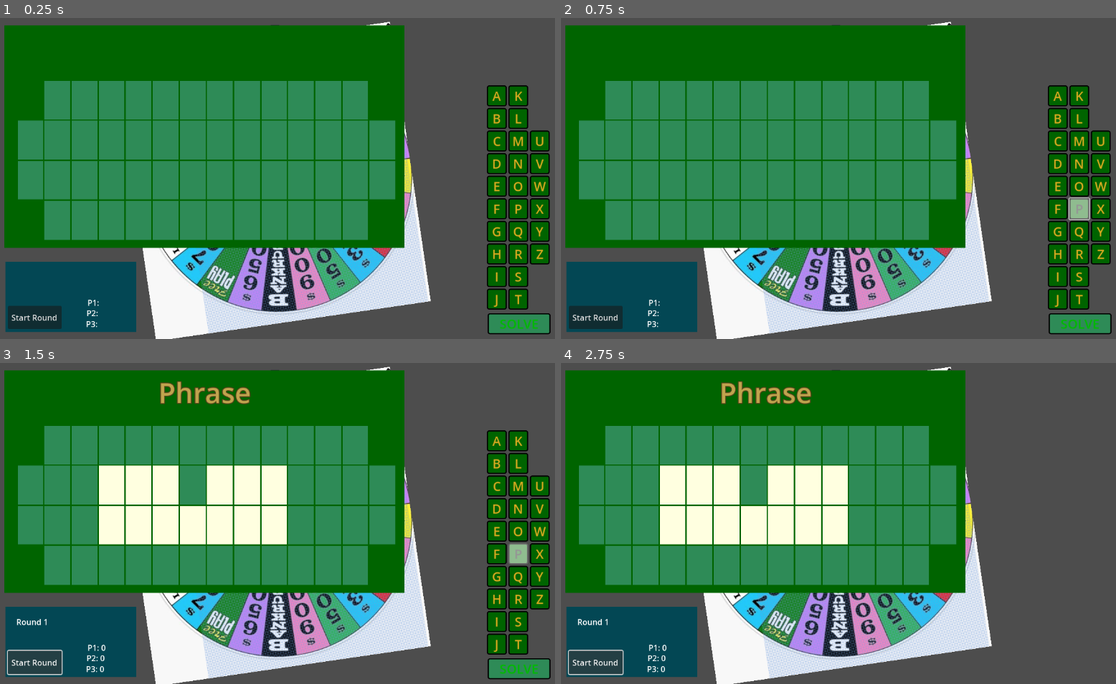
Above: before the commit, frames 1-4 (two rows, left to right).
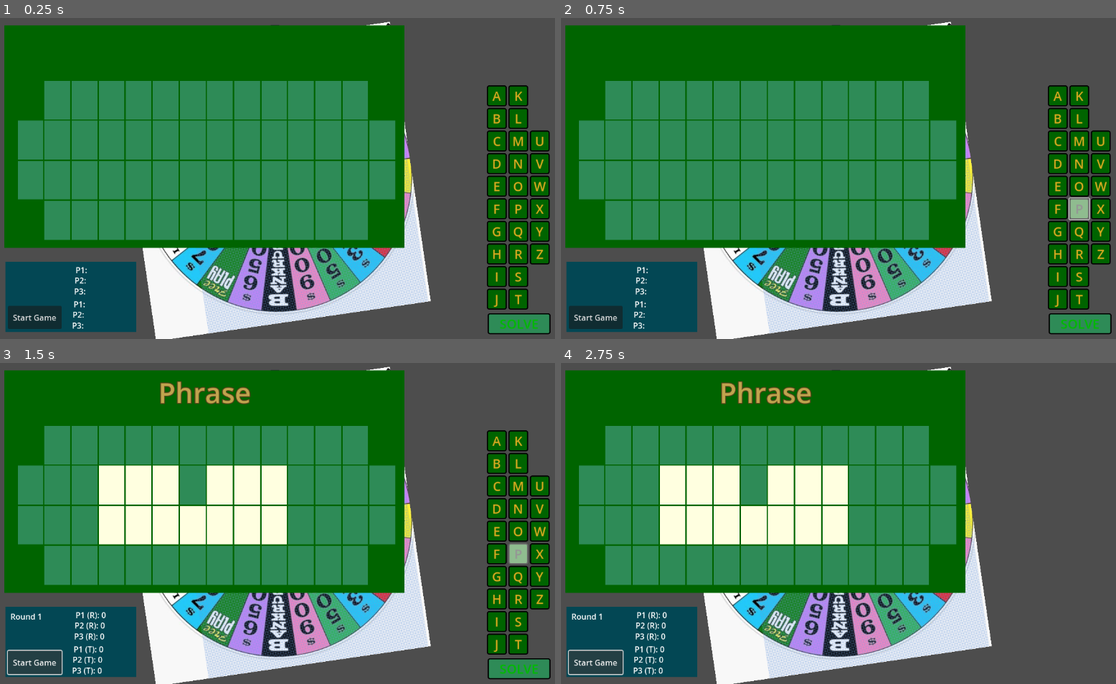
Above: after the commit, the same moments.

Repository: rsburke4/RoundThingOfRiches
Game: Godot game, scene res://MainScene/MainScene.tscn
Same seed, same stepped clock (60 frames per second), same inputs: the game is played once before the commit and once after it. The engine's default icon, where the game draws it, is replaced by a stand-in: a white triangle on a blue panel in a dark square.
Inputs:
- Up to frame 1 (0.25 s): no input
- Up to frame 2 (0.75 s): click "P" at 0.5 s
- Up to frame 3 (1.5 s): click "Start Round" (after the commit: "Start Game") at 1.25 s
- Up to frame 4 (2.75 s): click "Start Round" (after the commit: "Start Game") at 2 s

The runs differ from the first frame. In frame 1, 0.3% of the frame differs, in the area x 2-18%, y 77-97%; in frame 2, 0.3%; in frame 3, 0.6%, in the area x 1-20%, y 77-98%; in frame 4, 0.6%.

Commit message:
added logic for round- and game-level flow

Diff:
--- a/MainScene/MainScene.gd
+++ b/MainScene/MainScene.gd
@@ -18,8 +18,6 @@
 var TurnState = turn.END
 var TurnState_prev  # only used when attempting to solve
 
-var tmp = 0
-
 # Called when the node enters the scene tree for the first time.
 func _ready():
 	# get nodes for making connections
@@ -99,13 +97,17 @@
 		get_node("Puzzle").start_new_round()
 
 		# TODO - remove, this is just for testing
-		get_node("Tmp/P1score").text = "P1: " + str(round_scores[0])
-		get_node("Tmp/P2score").text = "P2: " + str(round_scores[1])
-		get_node("Tmp/P3score").text = "P3: " + str(round_scores[2])
-
+		get_node("Tmp/P1score").text = "P1 (R): " + str(round_scores[0])
+		get_node("Tmp/P2score").text = "P2 (R): " + str(round_scores[1])
+		get_node("Tmp/P3score").text = "P3 (R): " + str(round_scores[2])
+
+		get_node("Tmp/P1scoreTotal").text = "P1 (T): " + str(total_scores[0])
+		get_node("Tmp/P2scoreTotal").text = "P2 (T): " + str(total_scores[1])
+		get_node("Tmp/P3scoreTotal").text = "P3 (T): " + str(total_scores[2])
 		# hide title screen, end round screen
 		# show start round screen: text = "Round " + current_round
 		get_node("Tmp/Label").text = "Round " + str(current_round + 1)
+		get_node("Tmp/Announce").text = ""
 		# TODO - adjust timer as needed
 		await get_tree().create_timer(1.0).timeout
 
@@ -198,13 +200,19 @@
 	if GameState == game.PLAYING and RoundState == round.PLAYING and TurnState == turn.END:
 		RoundState = round.END
 
-		total_scores[current_player] = round_scores[current_player]  # update the score for winning player
+		total_scores[current_player] += round_scores[current_player]  # update the score for winning player
 		# round scores are reset in start_new_round()
 
+		get_node("Tmp/P" + str(current_player + 1) + "scoreTotal").text = \
+			"P" + str(current_player + 1) + " (T): " + str(total_scores[current_player])
+
+		get_node("Tmp/Announce").text = "Player " + str(current_player + 1) + " wins round!"
 		# hide gameplay screen
 		# show end round screen: text = "Player " + current_player + " wins Round " + current_round "!"
 		# TODO - adjust timer as needed
 		await get_tree().create_timer(1.0).timeout
+
+		get_node("Tmp/Announce").text = ""
 
 		current_round+=1
 		if current_round == num_rounds:
@@ -219,6 +227,7 @@
 
 		var winner = total_scores.find(total_scores.max()) + 1  # +1 to make it 1-based instead of 0-based
 
+		get_node("Tmp/Announce").text = "Player " + str(winner) + " wins game!"
 		# hide end round screen
 		# show game over screen: text = "Game Over: Player " + winner + " wins!"
 
@@ -238,7 +247,7 @@
 
 	# TODO - update score in scoring component
 	get_node("Tmp/P" + str(current_player + 1) + "score").text = \
-		"P" + str(current_player + 1) + ": " + str(round_scores[current_player])
+		"P" + str(current_player + 1) + " (R): " + str(round_scores[current_player])
 
 ## functions connected to built-in signals
 # TODO - connect to new game button on game over screen
@@ -247,16 +256,14 @@
 
 # TODO - connect to start game button on title screen
 func start_game_pressed():
-	print("starting game")
-	start_new_game()  # TODO - remove when testing is done
-	start_new_round()
+	if GameState in [game.END, game.CONFIG] and RoundState == round.END and TurnState == turn.END:
+		print("starting game")
+		start_new_game()  # TODO - remove when testing is done
+		start_new_round()
 
 ## functions connected to custom signals
 func _on_wheel_stopped(value):
 	print("The value of the wheel is: " + str(value))
-
-	if tmp == 5:
-		value = -1
 
 	if value == -1:  # bankrupt
 		# TODO - work on the logic here...
@@ -275,7 +282,6 @@
 	else:
 		TurnState = turn.GUESS
 		guess_score = value
-		tmp+=1
 		turn_state_machine()
 
 func _on_guess_complete(c,g):
--- a/MainScene/MainScene.tscn
+++ b/MainScene/MainScene.tscn
@@ -45,10 +45,17 @@
 
 [node name="Label" type="Label" parent="Tmp"]
 layout_mode = 0
-offset_left = 22.0
-offset_top = 19.0
-offset_right = 245.0
-offset_bottom = 70.0
+offset_left = 10.0
+offset_top = 8.0
+offset_right = 108.0
+offset_bottom = 33.0
+
+[node name="Announce" type="Label" parent="Tmp"]
+layout_mode = 0
+offset_left = 10.0
+offset_top = 49.0
+offset_right = 108.0
+offset_bottom = 74.0
 
 [node name="Button" type="Button" parent="Tmp"]
 layout_mode = 0
@@ -56,30 +63,54 @@
 offset_top = 89.0
 offset_right = 113.0
 offset_bottom = 136.0
-text = "Start Round"
+text = "Start Game"
 
 [node name="P1score" type="Label" parent="Tmp"]
 layout_mode = 0
-offset_left = 165.0
-offset_top = 71.0
-offset_right = 205.0
-offset_bottom = 94.0
+offset_left = 141.0
+offset_top = 5.0
+offset_right = 181.0
+offset_bottom = 31.0
 text = "P1:"
 
 [node name="P2score" type="Label" parent="Tmp"]
 layout_mode = 0
-offset_left = 163.0
-offset_top = 92.0
-offset_right = 203.0
-offset_bottom = 118.0
+offset_left = 139.0
+offset_top = 26.0
+offset_right = 179.0
+offset_bottom = 52.0
 text = "P2:"
 
 [node name="P3score" type="Label" parent="Tmp"]
 layout_mode = 0
-offset_left = 162.0
-offset_top = 114.0
-offset_right = 202.0
-offset_bottom = 140.0
+offset_left = 138.0
+offset_top = 48.0
+offset_right = 178.0
+offset_bottom = 74.0
+text = "P3:"
+
+[node name="P1scoreTotal" type="Label" parent="Tmp"]
+layout_mode = 0
+offset_left = 137.0
+offset_top = 74.0
+offset_right = 177.0
+offset_bottom = 100.0
+text = "P1:"
+
+[node name="P2scoreTotal" type="Label" parent="Tmp"]
+layout_mode = 0
+offset_left = 135.0
+offset_top = 95.0
+offset_right = 175.0
+offset_bottom = 121.0
+text = "P2:"
+
+[node name="P3scoreTotal" type="Label" parent="Tmp"]
+layout_mode = 0
+offset_left = 134.0
+offset_top = 117.0
+offset_right = 174.0
+offset_bottom = 143.0
 text = "P3:"
 
 [connection signal="pressed" from="Tmp/Button" to="." method="start_game_pressed"]
--- a/Puzzle/tile.gd
+++ b/Puzzle/tile.gd
@@ -46,6 +46,7 @@
 	print("letter found")
 	change_state(TileConst.STATE_HIGHLIGHT)
 	$RevealTimer.start()
+	await $RevealTimer.timeout
 
 
 func _on_reveal_timer_timeout():
--- a/Puzzle/tile.tscn
+++ b/Puzzle/tile.tscn
@@ -20,5 +20,6 @@
 vertical_alignment = 1
 
 [node name="RevealTimer" type="Timer" parent="."]
+one_shot = true
 
 [connection signal="timeout" from="RevealTimer" to="." method="_on_reveal_timer_timeout"]
